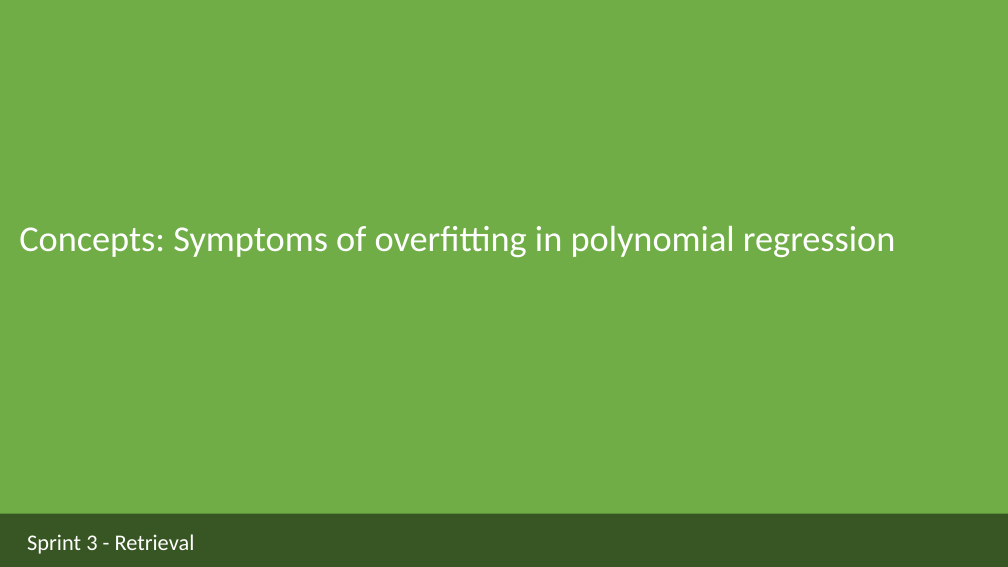
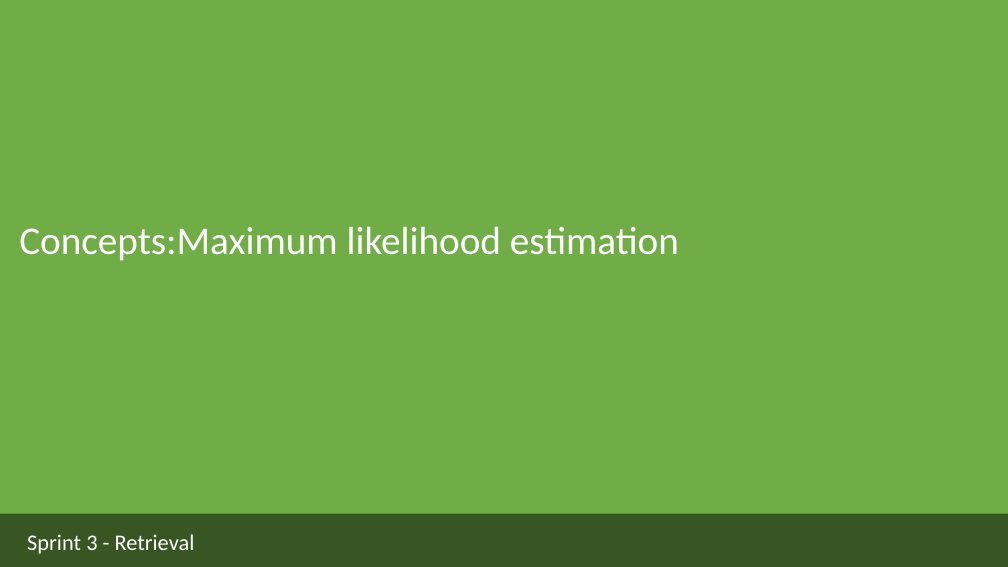
Before and after one commit to ua-dsf/ML_sprint, a slide deck: slide 25 of sprint2_classification/module1_regression_part2.pptx (slide 13 before the commit). Drawn at 1008x567 pixels with LibreOffice and Linux fonts; fonts in the diff are those of the drawing. Boxes give left, top, right and bottom in pixels: in the first picture for what was removed or moved away, otherwise in the second. Text is boxed around its words. In the diff, an @@ line names an element or a change of style, - is before the commit and + after.

```diff
--- a/sprint2_classification/module1_regression_part2.pptx
+++ b/sprint2_classification/module1_regression_part2.pptx
@@ text at bbox=[19, 226, 679, 261]: text changed; size 34.5 to 37.3 pt @@
-Concepts: Symptoms of overfitting in polynomial regression
+Concepts:Maximum likelihood estimation
```
Also in this commit, not shown: 6 other slides changed, 13 slides added, 1 other file.
